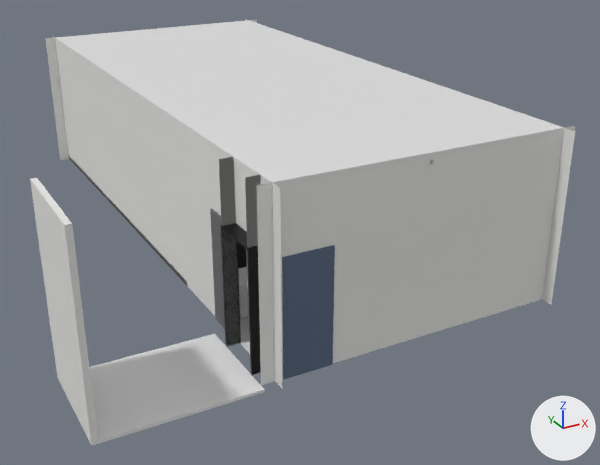
Two versions of the glTF model room_a.glb, one commit apart.
The view is the same before and after, from a camera (50 mm lens) standing at (-5.05, -22.63, 7.49) and looking at (3.03, -7.93, 0.14). Lighting does not change. The marker at lower right points along +X, +Y and +Z. The first picture is the older version. Vertices at exactly the same position are counted once.

The first picture shows 'room'.
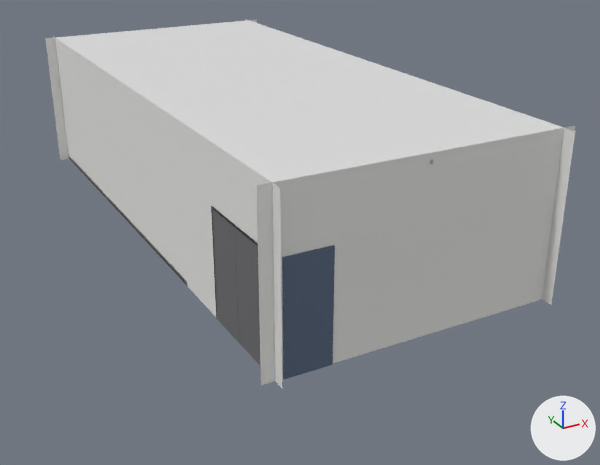
Pixel boxes [x1, y1, x2, y2] of what changed, in the pictures (600 x 465 px):
```json
{"object": "room", "change": "reshaped", "before": [30, 19, 575, 446], "after": [45, 19, 575, 388], "on screen": "14% shorter"}
{"part": 1, "of": "me_floor", "change": "rebuilt", "before": [210, 208, 225, 329], "after": [211, 206, 260, 365]}
{"part": 2, "of": "me_floor", "change": "deleted", "before": [30, 178, 265, 446]}
```

The change, as JSON lines over the scene's bpy script:
```json
{"block": "me_floor", "where": "# used by ob_room; location = (0.0, 0.0, 0.0)"}
{"op": "remove", "block": "me_floor", "code": "me_floor.from_pydata(...)  # 2400 vertices, 4196 faces; spans x -3.0..5.93, y -12.87..0.25, z -0.05..3.37"}
{"op": "add", "block": "me_floor", "code": "me_floor.from_pydata(...)  # 2276 vertices, 3982 faces; spans x -0.25..5.93, y -12.87..0.25, z 0.0..3.37"}
{"block": "me_floor", "change": "me_floor part 1: the loose piece of 8 vertices spanning x -0.03..0.01, y -11.28..-10.32, z 0.0..2.15 is rebuilt with 34 vertices and now spans x -0.01..0.04, y -12.25..-10.32, z 0.0..2.2"}
{"block": "me_floor", "change": "me_floor part 2: 10 loose pieces with 138 vertices, spanning x -3.0..0.75, y -12.75..-9.37, z -0.05..3.37, are deleted"}
{"block": "me_floor", "change": "other edits to the shape of me_floor do not show in these pictures"}
```
